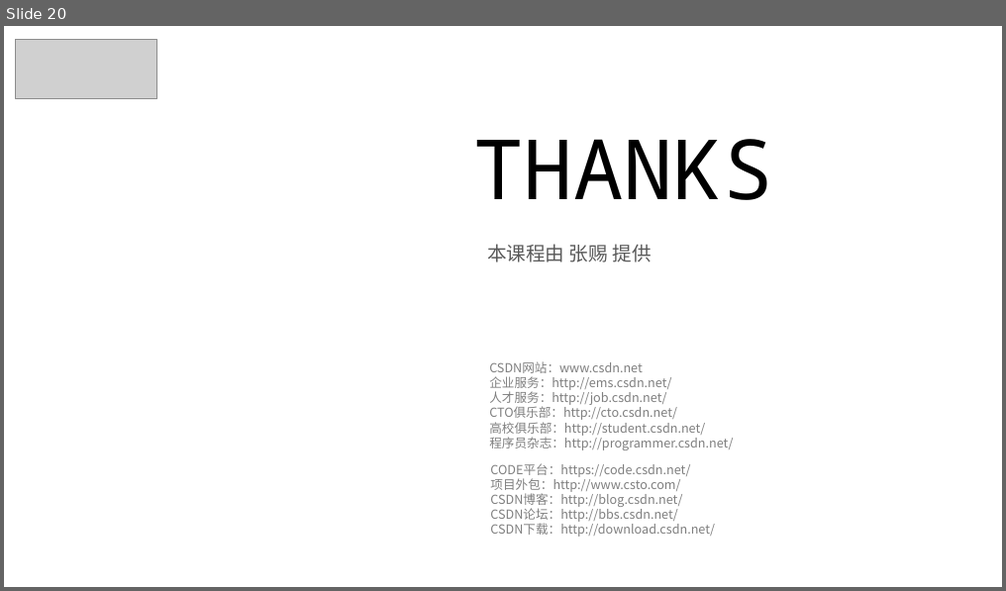
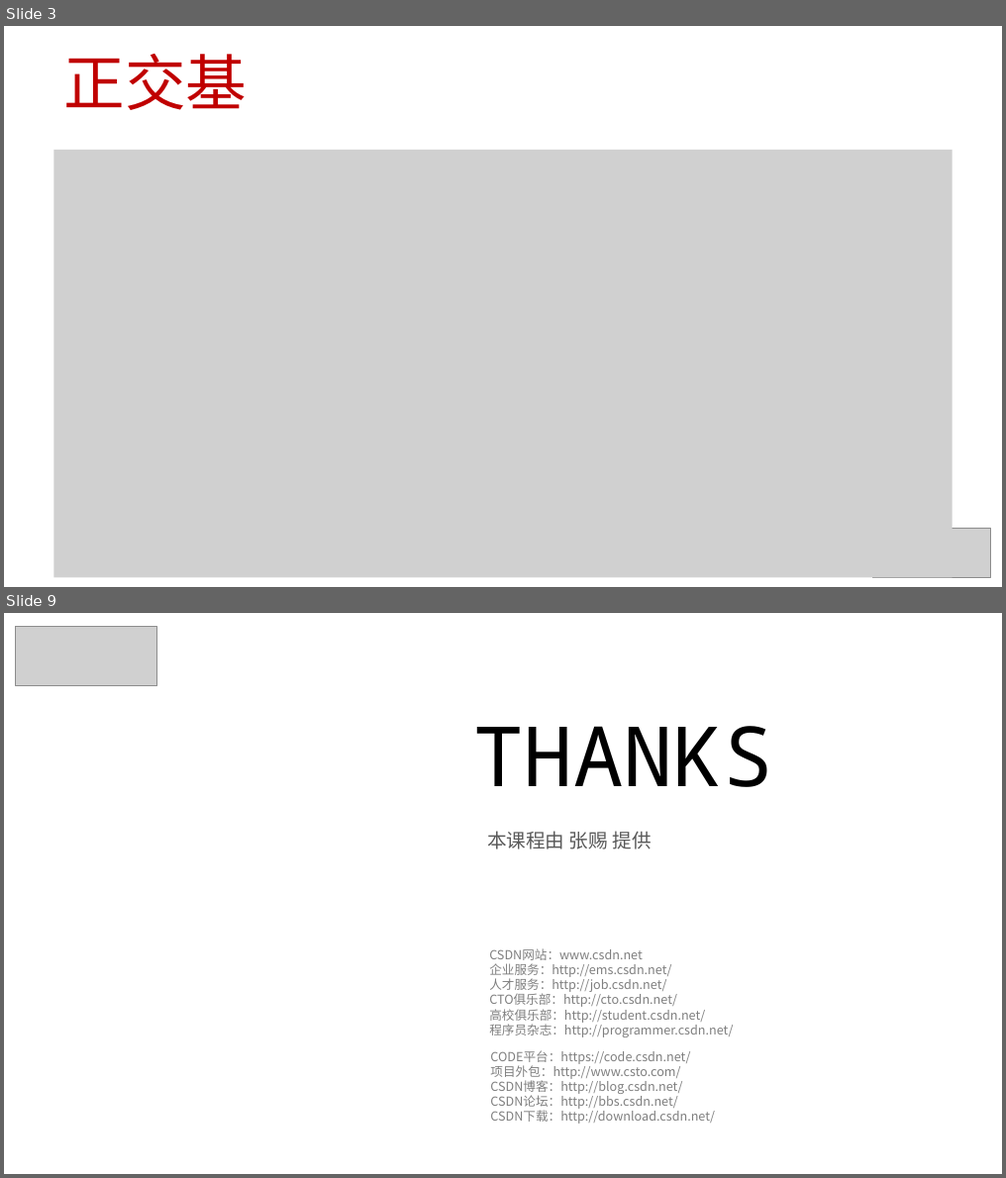
Before and after one commit to 0000duck/ComputerGraphicsBasics, a slide deck: PPT/08_正交基.pptx. Shown one above the other, each under a label of ours: slide 20 before the commit, slides 3 and 9 after it; the slides between them are not shown. The pictures are 1006x591 and 1006x1178 pixels, drawn with LibreOffice and Linux fonts; fonts in the diff are those of the drawing; grey boxes stand for pictures; background and template pictures are left out. Boxes give left, top, right and bottom in pixels: in the first picture for what was removed or moved away, otherwise in the second. Text is boxed around its words. In the diff, an @@ line names an element or a change of style, - is before the commit and + after.

```diff
--- a/PPT/08_正交基.pptx
+++ b/PPT/08_正交基.pptx
@@ slide 3 added at (4,26,1002,587), background #FFFFFF @@
@@ title added at (63,54,247,110), 44 pt, text #C00000 @@
+正交基
@@ picture added at (54,150,952,577) @@
@@ picture added at (872,529,990,577) @@
@@ what was slide 20 is now slide 9 @@
```
Also in this commit, not shown: 5 other slides added, 17 slides removed.
